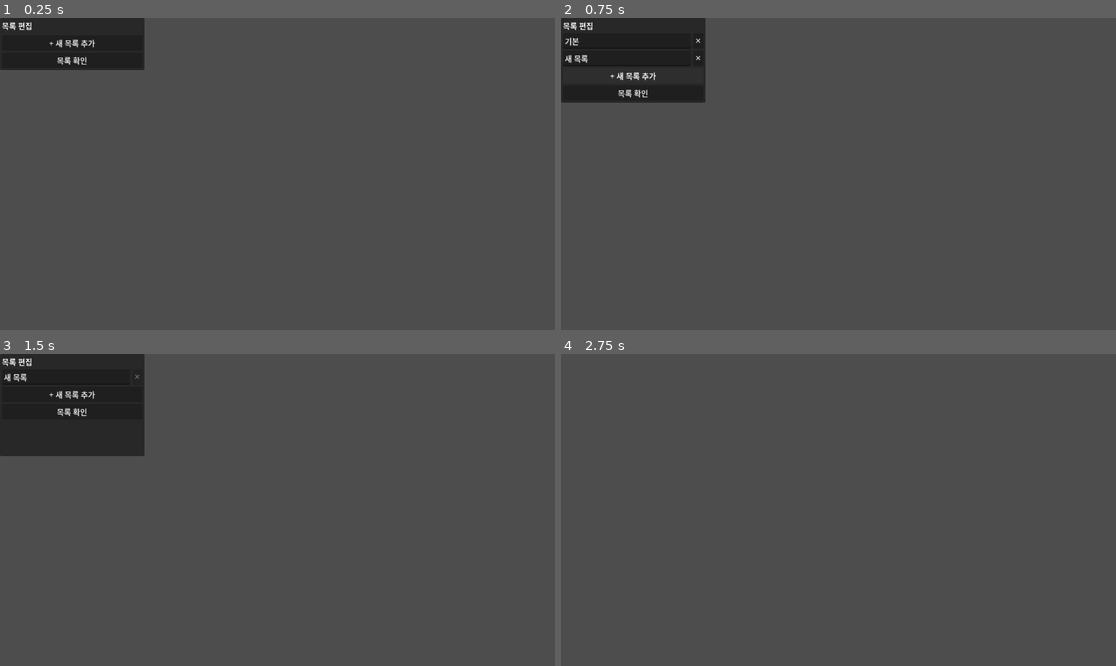
Above: before the commit, frames 1-4 (two rows, left to right).
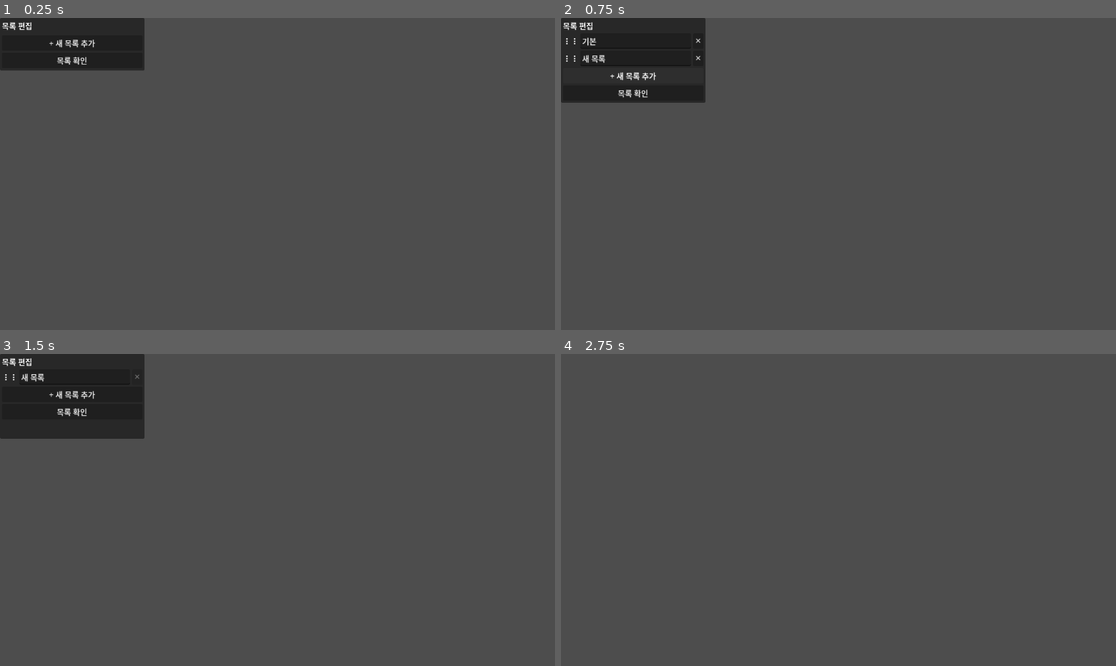
Above: after the commit, the same moments.

Repository: gee03143/voyager
Game: Godot game, scene res://scenes/todo/GroupEditPopup.tscn
Two runs of this game, one before a commit and one after it. Both use one fixed random seed, a clock stepped at 60 frames per second and the inputs below. This scene is started directly instead of the project's main scene.
Inputs:
- Up to frame 1 (0.25 s): no input
- Up to frame 2 (0.75 s): click "+ 새 목록 추가" at 0.5 s
- Up to frame 3 (1.5 s): click "✕" at 1.25 s
- Up to frame 4 (2.75 s): click "목록 확인" at 2 s

The runs differ from the first frame. In frame 2, 0.2% of the frame differs, in the area x 0-9%, y 6-15%; in frame 3, 1.6%, in the area x 0-27%, y 6-33%; in frame 4, nothing differs.

Commit message:
TODO 탭 기능 구현 완료, 버그 수정 및 폴리싱 필요
* 마우스 스크롤로 row 영역 스크롤 추가
* row 엘리먼트 편집 중 다른 곳 클릭 시 focus 빠지도록 공통 컴포넌트 추가(line_edit_auto_blur.gd)
* group_edit_popup 엘리먼트가 중복 추가되는 버그 수정
  * reorder_list에서 공통 처리
* 날짜 표시용 유틸리티 스크립트 추가

Diff:
--- a/scenes/timer/AlarmRow.tscn
+++ b/scenes/timer/AlarmRow.tscn
@@ -1,6 +1,8 @@
 [gd_scene format=3 uid="uid://bvhnacto7xgw8"]
 
 [ext_resource type="Script" uid="uid://cs63mhncy7ykh" path="res://scripts/timer/alarm/alarm_row.gd" id="1_24chh"]
+[ext_resource type="Script" uid="uid://catr8i5oejgjw" path="res://scripts/commonui/drag_handle.gd" id="2_r0cyf"]
+[ext_resource type="Script" uid="uid://ci6x0r824dwdb" path="res://scripts/commonui/line_edit_auto_blur.gd" id="3_y6yqn"]
 
 [node name="AlarmRow" type="PanelContainer" unique_id=930500851]
 offset_right = 40.0
@@ -9,6 +11,11 @@
 
 [node name="HBox" type="HBoxContainer" parent="." unique_id=1347215076]
 layout_mode = 2
+
+[node name="DragHandle" type="Label" parent="HBox" unique_id=265495071]
+layout_mode = 2
+script = ExtResource("2_r0cyf")
+metadata/_custom_type_script = "uid://catr8i5oejgjw"
 
 [node name="HourSpin" type="SpinBox" parent="HBox" unique_id=239337183]
 layout_mode = 2
@@ -40,3 +47,8 @@
 [node name="DeleteButton" type="Button" parent="HBox" unique_id=467228259]
 layout_mode = 2
 text = "X"
+
+[node name="LineEditAutoBlur" type="Node" parent="." unique_id=2052493044 node_paths=PackedStringArray("target")]
+script = ExtResource("3_y6yqn")
+target = NodePath("../HBox/NameEdit")
+metadata/_custom_type_script = "uid://ci6x0r824dwdb"
--- a/scenes/timer/AlarmView.tscn
+++ b/scenes/timer/AlarmView.tscn
@@ -1,6 +1,7 @@
 [gd_scene format=3 uid="uid://bw6mwyph0cd2q"]
 
 [ext_resource type="Script" uid="uid://cxjdgyhcfybif" path="res://scripts/timer/alarm/alarm_view.gd" id="1_o5vqa"]
+[ext_resource type="Script" uid="uid://d4nofmpdi3kkj" path="res://scripts/commonui/reorder_list.gd" id="2_3xbml"]
 
 [node name="AlarmView" type="VBoxContainer" unique_id=1237746273]
 offset_left = 68.0
@@ -9,8 +10,18 @@
 offset_bottom = 81.0
 script = ExtResource("1_o5vqa")
 
-[node name="List" type="VBoxContainer" parent="." unique_id=792546251]
+[node name="ScrollContainer" type="ScrollContainer" parent="." unique_id=1994544663]
+custom_minimum_size = Vector2(0, 200)
 layout_mode = 2
+horizontal_scroll_mode = 0
+vertical_scroll_mode = 3
+
+[node name="List" type="VBoxContainer" parent="ScrollContainer" unique_id=1936353735]
+layout_mode = 2
+size_flags_horizontal = 3
+size_flags_vertical = 3
+script = ExtResource("2_3xbml")
+metadata/_custom_type_script = "uid://d4nofmpdi3kkj"
 
 [node name="AddButton" type="Button" parent="." unique_id=1768961754]
 layout_mode = 2
--- a/scenes/todo/GroupEditPopup.tscn
+++ b/scenes/todo/GroupEditPopup.tscn
@@ -1,10 +1,11 @@
 [gd_scene format=3 uid="uid://b1bidw6byjnkm"]
 
 [ext_resource type="Script" uid="uid://nr1goeq6klwp" path="res://scripts/todo/group_edit_popup.gd" id="1_k8t3c"]
+[ext_resource type="Script" uid="uid://d4nofmpdi3kkj" path="res://scripts/commonui/reorder_list.gd" id="2_r0sx7"]
 
 [node name="GroupEditPopup" type="PopupPanel" unique_id=35086652]
 oversampling_override = 1.0
-size = Vector2i(300, 105)
+size = Vector2i(300, 109)
 visible = true
 script = ExtResource("1_k8t3c")
 
@@ -12,14 +13,16 @@
 offset_left = 4.0
 offset_top = 4.0
 offset_right = 296.0
-offset_bottom = 101.0
+offset_bottom = 105.0
 
 [node name="TitleLabel" type="Label" parent="VBox" unique_id=1794689476]
 layout_mode = 2
 text = "목록 편집"
 
-[node name="GroupList" type="VBoxContainer" parent="VBox" unique_id=807116272]
+[node name="GroupList" type="VBoxContainer" parent="VBox" unique_id=102821393]
 layout_mode = 2
+script = ExtResource("2_r0sx7")
+metadata/_custom_type_script = "uid://d4nofmpdi3kkj"
 
 [node name="AddGroupButton" type="Button" parent="VBox" unique_id=1614778401]
 layout_mode = 2
--- a/scenes/todo/TodoRow.tscn
+++ b/scenes/todo/TodoRow.tscn
@@ -2,6 +2,7 @@
 
 [ext_resource type="Script" uid="uid://7pujsblbfa33" path="res://scripts/todo/todo_row.gd" id="1_rnimk"]
 [ext_resource type="Script" uid="uid://catr8i5oejgjw" path="res://scripts/commonui/drag_handle.gd" id="2_v4bi1"]
+[ext_resource type="Script" uid="uid://ci6x0r824dwdb" path="res://scripts/commonui/line_edit_auto_blur.gd" id="3_hrp0r"]
 
 [node name="TodoRow" type="PanelContainer" unique_id=1444403424]
 offset_right = 40.0
@@ -18,10 +19,12 @@
 
 [node name="DoneCheck" type="CheckBox" parent="HBox" unique_id=484451728]
 layout_mode = 2
+mouse_filter = 1
 
 [node name="TextDisplay" type="RichTextLabel" parent="HBox" unique_id=495020976]
 layout_mode = 2
 size_flags_horizontal = 3
+mouse_filter = 1
 bbcode_enabled = true
 text = "
 "
@@ -32,14 +35,26 @@
 visible = false
 layout_mode = 2
 size_flags_horizontal = 3
+mouse_filter = 1
 
-[node name="DueLabel" type="Label" parent="HBox" unique_id=1191919652]
+[node name="RightSlot" type="MarginContainer" parent="HBox" unique_id=147660149]
 layout_mode = 2
 
-[node name="DueButton" type="Button" parent="HBox" unique_id=12485494]
+[node name="DueLabel" type="Label" parent="HBox/RightSlot" unique_id=1191919652]
+layout_mode = 2
+
+[node name="Actions" type="HBoxContainer" parent="HBox/RightSlot" unique_id=352152012]
+layout_mode = 2
+
+[node name="DueButton" type="Button" parent="HBox/RightSlot/Actions" unique_id=12485494]
 layout_mode = 2
 text = "📅"
 
-[node name="DeleteButton" type="Button" parent="HBox" unique_id=362496066]
+[node name="DeleteButton" type="Button" parent="HBox/RightSlot/Actions" unique_id=362496066]
 layout_mode = 2
 text = "X"
+
+[node name="LineEditAutoBlur" type="Node" parent="." unique_id=1771905794 node_paths=PackedStringArray("target")]
+script = ExtResource("3_hrp0r")
+target = NodePath("../HBox/TextEdit")
+metadata/_custom_type_script = "uid://ci6x0r824dwdb"
--- a/scenes/todo/TodoView.tscn
+++ b/scenes/todo/TodoTab.tscn
@@ -40,9 +40,18 @@
 layout_mode = 2
 text = "📶"
 
-[node name="List" type="VBoxContainer" parent="." unique_id=2116464892]
+[node name="ScrollContainer" type="ScrollContainer" parent="." unique_id=516792947]
+custom_minimum_size = Vector2(0, 250)
 layout_mode = 2
-script = ExtResource("2_3pw78")
+size_flags_vertical = 3
+horizontal_scroll_mode = 0
+vertical_scroll_mode = 3
+
+[node name="List" type="VBoxContainer" parent="ScrollContainer" unique_id=2116464892]
+layout_mode = 2
+size_flags_horizontal = 3
+size_flags_vertical = 3
+script = ExtResource("2_5hbox")
 metadata/_custom_type_script = "uid://d4nofmpdi3kkj"
 
 [node name="ProgressRow" type="HBoxContainer" parent="." unique_id=1516573716]
--- a/scripts/commonui/drag_handle.gd
+++ b/scripts/commonui/drag_handle.gd
@@ -14,7 +14,7 @@
 
 func _ready() -> void:
 	text = "⋮⋮"
-	mouse_filter = Control.MOUSE_FILTER_STOP
+	mouse_filter = Control.MOUSE_FILTER_PASS
 	mouse_default_cursor_shape = Control.CURSOR_MOVE
 
 func _get_drag_data(_pos: Vector2) -> Variant:
--- /dev/null
+++ b/scripts/commonui/line_edit_auto_blur.gd
@@ -0,0 +1,15 @@
+class_name LineEditAutoBlur
+extends Node
+
+@export var target: LineEdit
+
+func _ready() -> void:
+	set_process_input(false)
+	if target:
+		target.focus_entered.connect(func(): set_process_input(true))
+		target.focus_exited.connect(func(): set_process_input(false))
+
+func _input(event: InputEvent) -> void:
+	if target and event is InputEventMouseButton and event.pressed \
+			and not target.get_global_rect().has_point(event.position):
+		target.release_focus()
--- a/scripts/commonui/reorder_list.gd
+++ b/scripts/commonui/reorder_list.gd
@@ -85,3 +85,8 @@
 	_indicator.global_position = global_position + Vector2(0, y)
 	_indicator.size.x = size.x
 	_indicator.visible = true
+
+func clear_items() -> void:
+	for c in _rows():
+		remove_child(c)
+		c.queue_free()
--- a/scripts/timer/alarm/alarm_row.gd
+++ b/scripts/timer/alarm/alarm_row.gd
@@ -4,6 +4,7 @@
 signal changed
 signal delete_requested(row: AlarmRow)
 
+@onready var drag_handle: DragHandle = $HBox/DragHandle
 @onready var hour_spin: SpinBox = $HBox/HourSpin
 @onready var minute_spin: SpinBox = $HBox/MinuteSpin
 @onready var ampm_option: OptionButton = $HBox/AmPmOption
@@ -18,6 +19,13 @@
 	name_edit.text_changed.connect(func(_t): changed.emit())
 	enabled_toggle.toggled.connect(func(_p): changed.emit())
 	delete_button.pressed.connect(func(): delete_requested.emit(self))
+
+	drag_handle.row = self
+	drag_handle.token = &"alarm"
+
+	name_edit.focus_entered.connect(func(): set_process_input(true))
+	name_edit.focus_exited.connect(func(): set_process_input(false))
+	set_process_input(false)                  # 평소엔 _input 처리 안 함
 
 # Data -> UI
 func setup(alarm: Alarm) -> void:
--- a/scripts/timer/alarm/alarm_view.gd
+++ b/scripts/timer/alarm/alarm_view.gd
@@ -3,7 +3,7 @@
 const ALARM_ROW := preload("res://scenes/timer/AlarmRow.tscn")
 const SAVE_DEBOUNCE := 0.5
 
-@onready var list: VBoxContainer = $List
+@onready var list: ReorderList = $ScrollContainer/List
 @onready var add_button: Button = $AddButton
 
 var _rows: Array[AlarmRow] = []
@@ -26,6 +26,9 @@
 	add_child(_alarm_clock)
 	_alarm_clock.alarms = Save.alarms
 	_alarm_clock.alarm_triggered.connect(_on_alarm_triggered)
+
+	list.token = &"alarm"
+	list.reordered.connect(_on_reordered)
 
 func _add_row(alarm: Alarm) -> void:
 	var row := ALARM_ROW.instantiate() as AlarmRow
@@ -61,3 +64,11 @@
 func _on_alarm_triggered(alarm: Alarm) -> void:
 	Sound.play_set(Save.settings.sound_set)
 	print("[알람] %02d:%02d  %s" % [alarm.hour, alarm.minute, alarm.label])
+
+func _on_reordered(from: int, to: int) -> void:
+	var r := _rows[from]
+	_rows.remove_at(from)
+	_rows.insert(to, r)
+	for i in _rows.size():
+		list.move_child(_rows[i], i)   # 화면 순서도 _rows에 맞춤
+	_on_list_changed()                 # _rows → Save.alarms 스냅샷 + 저장
--- a/scripts/todo/group_edit_popup.gd
+++ b/scripts/todo/group_edit_popup.gd
@@ -3,27 +3,34 @@
 
 signal groups_changed                       # 추가/이름변경/삭제 → 뷰가 동기화·저장
 
-@onready var group_list: VBoxContainer = $VBox/GroupList
 @onready var add_group_button: Button = $VBox/AddGroupButton
 @onready var close_button: Button = $VBox/CloseButton
+@onready var group_list: ReorderList = $VBox/GroupList
 
 func _ready() -> void:
 	add_group_button.pressed.connect(_on_add_group)
 	close_button.pressed.connect(hide)
+
+	group_list.token = &"group"
+	group_list.reordered.connect(_on_reordered)
 
 func open() -> void:
 	_rebuild()
 	popup_centered()
 
 func _rebuild() -> void:
-	for c in group_list.get_children():
-		c.queue_free()
+	group_list.clear_items()
 	for i in Save.todo_groups.size():
 		_add_group_row(i)
 
 func _add_group_row(index: int) -> void:
 	var g := Save.todo_groups[index]
 	var row := HBoxContainer.new()
+
+	var handle := DragHandle.new()
+	handle.token = &"group"
+	handle.row = row
+	row.add_child(handle)
 
 	var name_edit := LineEdit.new()
 	name_edit.text = g.name
@@ -57,3 +64,10 @@
 	Save.todo_groups.remove_at(index)
 	_rebuild()
 	groups_changed.emit()
+
+func _on_reordered(from: int, to: int) -> void:
+	var g: TodoGroup = Save.todo_groups[from]
+	Save.todo_groups.remove_at(from)
+	Save.todo_groups.insert(to, g)
+	_rebuild()
+	groups_changed.emit()            # TodoView가 활성 인덱스 재계산 + 드롭다운 갱신 + 저장
--- a/scripts/todo/todo_row.gd
+++ b/scripts/todo/todo_row.gd
@@ -5,13 +5,15 @@
 signal delete_requested(row: TodoRow)
 signal due_edit_requested(row: TodoRow)
 
+@onready var drag_handle: DragHandle = $HBox/DragHandle
 @onready var done_check: CheckBox = $HBox/DoneCheck
 @onready var text_display: RichTextLabel = $HBox/TextDisplay
 @onready var text_edit: LineEdit = $HBox/TextEdit
-@onready var delete_button: Button = $HBox/DeleteButton
-@onready var due_label: Label = $HBox/DueLabel
-@onready var due_button: Button = $HBox/DueButton
-@onready var drag_handle: DragHandle = $HBox/DragHandle
+
+#RightSlot
+@onready var due_label: Label = $HBox/RightSlot/DueLabel
+@onready var due_button: Button = $HBox/RightSlot/Actions/DueButton
+@onready var delete_button: Button = $HBox/RightSlot/Actions/DeleteButton
 
 var _text: String = ""
 var _done: bool = false
@@ -29,6 +31,10 @@
 
 	drag_handle.row = self
 	drag_handle.token = &"todo"
+
+	mouse_entered.connect(func(): _set_actions_shown(true))
+	mouse_exited.connect(func(): _set_actions_shown(false))
+	_set_actions_shown(false)
 
 # Data -> UI
 func setup(todo: Todo) -> void:
@@ -106,15 +112,7 @@
 		text_display.modulate.a = 1.0
 
 func _render_due() -> void:
-	due_label.text = _format_due(_due)
-
-func _format_due(iso: String) -> String:
-	if iso.is_empty():
-		return ""
-	var p := iso.split("-")
-	if p.size() != 3:
-		return iso
-	return "%d/%d/%d" % [int(p[0]), int(p[1]), int(p[2])]   # "2026/6/13"
+	due_label.text = DateUtil.format_due(_due)
 
 func set_drag_enabled(b: bool) -> void:
 	drag_handle.enabled = b
@@ -128,3 +126,9 @@
 	disp.text = text_display.text                  # 연출용 라벨 텍스트 명시 복사
 	disp.modulate = text_display.modulate          # 취소선/흐림 상태까지
 	return ghost
+
+func _set_actions_shown(on: bool) -> void:
+	due_label.modulate.a = 0.0 if on else 1.0
+	for b in [due_button, delete_button]:
+		b.modulate.a = 1.0 if on else 0.0
+		b.mouse_filter = Control.MOUSE_FILTER_PASS if on else Control.MOUSE_FILTER_IGNORE
--- a/scripts/todo/todo_view.gd
+++ b/scripts/todo/todo_view.gd
@@ -5,7 +5,7 @@
 const GROUP_EDIT_POPUP := preload("res://scenes/todo/GroupEditPopup.tscn")
 const SAVE_DEBOUNCE := 0.5
 
-@onready var list: ReorderList  = $List
+@onready var list: ReorderList  = $ScrollContainer/List
 @onready var progress: ProgressBar = $ProgressRow/ProgressBar
 @onready var progress_label: Label = $ProgressRow/ProgressLabel
 @onready var add_button: Button = $AddButton
@@ -175,4 +175,3 @@
 	_rows.remove_at(from)
 	_rows.insert(to, r)
 	_on_list_changed()                         # _rows → tasks 재구성 + 저장
-	_apply_sort()                              # 화면 자식 위치 재배치
--- /dev/null
+++ b/scripts/util/due_date_util.gd
@@ -0,0 +1,29 @@
+class_name DateUtil
+extends RefCounted
+
+# "YYYY-MM-DD" → 오늘까지 남은 일수 (음수=지남). 빈/형식오류는 호출부에서 거른다.
+static func days_until(iso: String) -> int:
+	var p := iso.split("-")
+	var due := Time.get_unix_time_from_datetime_dict(
+		{"year": int(p[0]), "month": int(p[1]), "day": int(p[2]), "hour": 0, "minute": 0, "second": 0})
+	var t := Time.get_date_dict_from_system()
+	var today := Time.get_unix_time_from_datetime_dict(
+		{"year": t.year, "month": t.month, "day": t.day, "hour": 0, "minute": 0, "second": 0})
+	return int((due - today) / 86400.0)
+
+# 마감일 표시 텍스트: 오늘/내일/월·일. 빈 문자열은 "".
+static func format_due(iso: String) -> String:
+	if iso.is_empty():
+		return ""
+	var p := iso.split("-")
+	if p.size() != 3:
+		return iso
+	var days := days_until(iso)
+	if days == 0:
+		return "오늘"
+	if days == 1:
+		return "내일"
+	var year := int(p[0])
+	if year == Time.get_date_dict_from_system().year:
+		return "%d/%d" % [int(p[1]), int(p[2])]            # 올해 → 월/일
+	return "%d/%d/%d" % [year, int(p[1]), int(p[2])]       # 다른 해 → 연/월/일
Renamed: scenes/timer/clock_tab.tscn -> scenes/timer/ClockTab.tscn
Not shown: 1 places in scenes/todo/TodoTab.tscn that only renumber resources
Not shown, added: scripts/commonui/line_edit_auto_blur.gd.uid
Not shown, added: scripts/util/due_date_util.gd.uid
